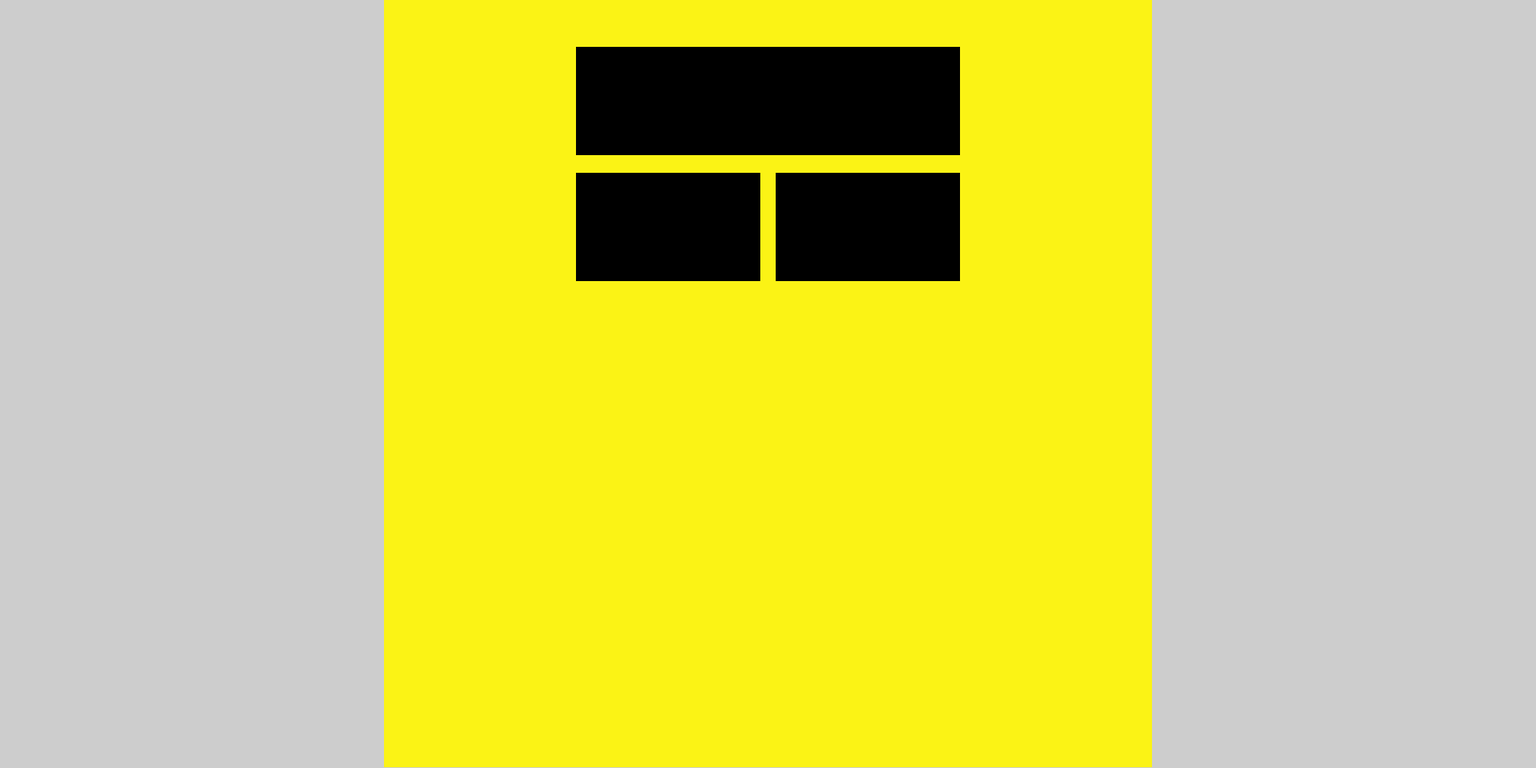
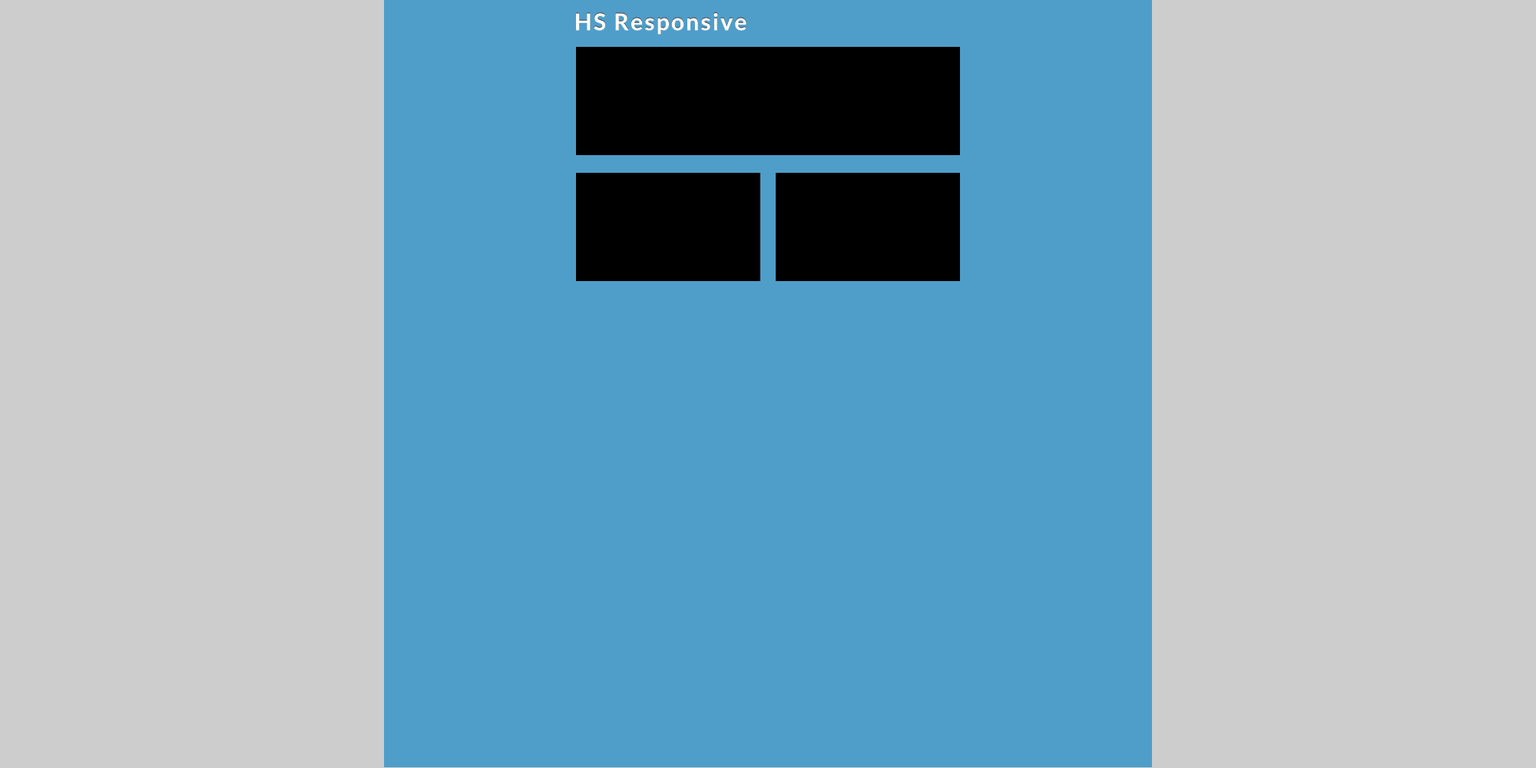
Layers edited between the first and the second 1536×768 image:
added layer "HS Responsive" above ".row" over [left=575, top=12, right=747, bottom=34]
painted on ".row" over [left=383, top=0, right=1152, bottom=768]
